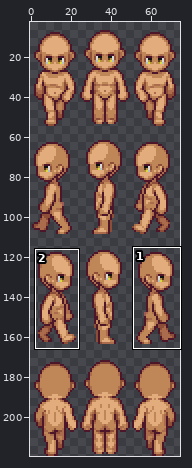
Sprite sheet: src/assets/sprites/Human/SMB_Base_M_Tone08_cut.png. The first picture is a wide view before the edit; the outline marks the close-up.
Close-up. Old version:
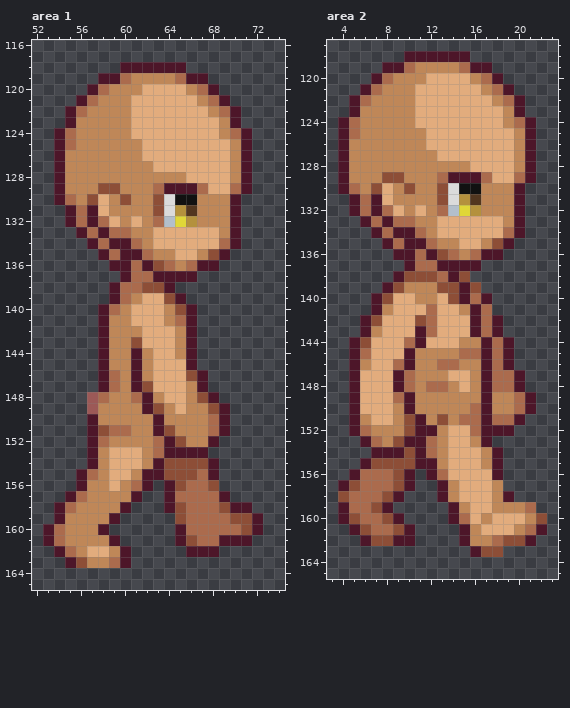
The file is 75x220 pixels. Colours within 5 levels of each other are drawn and written as one. Shown: area 1: x 52..74, y 116..165; area 2: x 3..23, y 117..165. The wide view leaves out empty margins. The commit also changed other parts of the picture, which this record leaves out.
The same view after the edit:
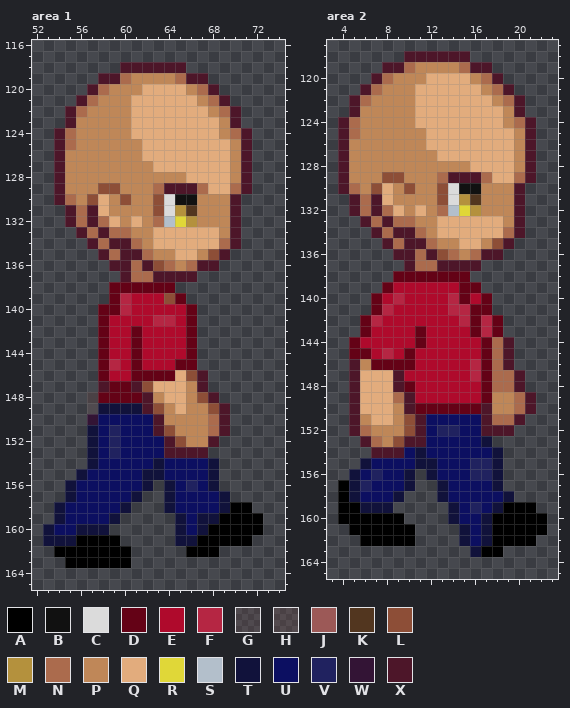
Palette (. is transparent): A #000000  B #111111  C #dbdbdb  D #640216  E #af0a2c  F #b52643  G #9c59571e  H #9c595729  J #9c5957  K #52361f  L #8d4e37  M #b4913d  N #ab6b4d  P #bf8758  Q #e2ac7d  R #e0d738  S #b3bfcb  T #11123b  U #0c0f61  V #20225f  W #331435  X #4d1629
Diff:
Changed rows in their new state; - is an unchanged pixel.
Area 1:
first column x 53:
138 ------DDDDDD--------
139 ------DFEEE-D-------
140 -----DDFEEEEED------
141 -----DEEEEFFED------
142 -----DEEDEEEED------
143 -----DEEDEEEED------
144 -----DEEDEEEED------
145 -----DFEDEEEDD------
146 -----DEEDDDD--------
147 ------DD------------
148 ----HDDDD-----------
149 ----GTTTT-----------
150 ----WUUUUU----------
151 ----TUVUUU----------
152 ----TUVUUUU---------
153 ----TUVUUUU---------
154 ----TUUUUUTUUUUT----
155 ---TUUUUUTTUUUUT----
156 --TUUUUUUT-TUVUT----
157 --TUUUUUT--TUUUUT---
158 -TUUUUUT---TUUUUTAA-
159 -TUUUUT-----TUTTAAAA
160 TUUTTT------TUTAAAAA
161 TTTAAAA-----TTAAAAA-
162 -AAAAAAA-----AAA----
163 --AAAAAA------------
Area 2:
first column x 4:
138 -----DDDDDDD-------
139 ----DEEEEEEDD------
140 ---DEFEEEEFDED-----
141 ---DFEEEEEFFDD-----
142 --DFEEEEEEEFDFD----
143 --DEEEEDEEEEDFD----
144 -DEEEEEDEEEEED-----
145 -DDEFEDEEEEEED-----
146 ---DDDDEEEEEFD-----
147 ------EEEEEEFD-----
148 ------DEEEEEED-----
149 -------EEEEEED-----
150 -------DDDDDD------
151 --------UUUUU------
152 --------UVVUU------
153 --------UUUUUT-----
154 ------UTUUUUUUT----
155 --TUUUUTTUUUVVT----
156 -TUVUUT-TUUUVVT----
157 ATVUUUT--TUUUUT----
158 ATUUUT---TUUUUUT---
159 AATTT-----TUVUTAAA-
160 AAAAAA----TUUTAAAAA
161 -AAAAAA----TUTAAAAA
162 --AAAAA----TUTAAAA-
163 ------------TAA----
Boxes around the changes in both close-ups, in picture pixels (x1, y1, x2, y2):
changed: (43, 282, 263, 568)
changed: (338, 271, 547, 557)
